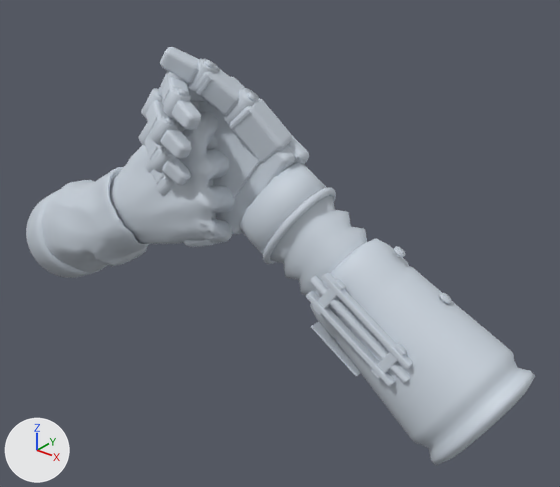
The glTF model public/models/handshake.glb: old version first, new version second.
Camera for both pictures: a 50 mm camera at (3.85, -4.06, 2.28) aimed at (0.31, 0.38, -0.47). The lights are fixed; the arrows at lower left show +X, +Y and +Z. The picture after the commit comes second. Where no turn or scale is listed for an object, it has been applied to the vertices. Vertices at exactly the same position are counted once.

The first picture shows 'human', 'robot'.
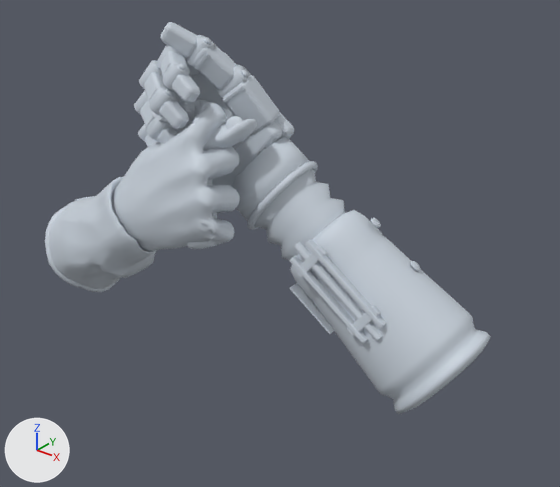
Where the newer file only moved an object's origin or applied its transform, the numbers keep the older frame.

Changed parts and their boxes [x1, y1, x2, y2] in the pictures (560 x 487 px; the box of a moved part takes in the faces that stretch with it):
'robot', reshaped (10% narrower, 6% shorter): before [139, 47, 535, 465]; after [134, 22, 491, 414]
'human', reshaped, moved, rescaled: before [26, 111, 235, 278]; after [45, 99, 257, 292]
part 1 of me_mesh_0, moved or reshaped (not visible before): after [226, 116, 242, 129]
part 2 of me_mesh_0, moved or reshaped: before [26, 111, 235, 278]; after [45, 99, 257, 292]

Patch to the scene script:
```diff
--- a/public/models/handshake.glb.py
+++ b/public/models/handshake.glb.py
@@ me_mesh_0 @@
 # used by ob_human; location = (-1.157, 0.065, -0.387); scale = (1.36, 1.36, 1.36)
-me_mesh_0.from_pydata(...)  # 9666 vertices, 19064 faces; spans x -1.0..1.0, y -0.39..0.39, z -0.77..0.77
+me_mesh_0.from_pydata(...)  # 9626 vertices, 19124 faces; spans x -1.0..1.0, y -0.45..0.45, z -0.9..0.9
+# me_mesh_0 part 1: the loose piece of 114 vertices spanning x 0.87..0.97, y 0.04..0.09, z 0.63..0.71 is scaled about its middle by (1.17, 1.22, 1.19), then moved by (-0.04, 0.01, 0.13)
+# me_mesh_0 part 2: 160 vertices moved within x -0.7..0.96, y -0.36..0.17, z -0.41..0.77; 9135 vertices removed from x -1.0..1.0, y -0.39..0.39, z -0.77..0.77; 8867 vertices added at x -1.0..1.0, y -0.45..0.45, z -0.9..0.9
+# other edits to the shape of me_mesh_0 do not show in these pictures
 me_mesh_0.materials.append(mat_material_0)
@@ me_mesh_1 @@
 # used by ob_robot; location = (0.952, 0.048, -0.233)
-me_mesh_1.from_pydata(...)  # 11722 vertices, 22944 faces; spans x -1.57..1.57, y -0.53..0.53, z -1.35..1.35
+me_mesh_1.from_pydata(...)  # 11722 vertices, 22944 faces; spans x -1.98..1.06, y -0.22..0.99, z -1.44..1.45
+# me_mesh_1 part 3: the whole mesh is multiplied about its middle by the matrix ((0.994, -0.073, 0.087), (0.072, 0.997, 0.013), (-0.087, -0.006, 0.996)), then moved by (-0.44, 0.38, -0.01)
 me_mesh_1.materials.append(mat_material_0)
@@ ob_human @@
 ob_human = bpy.data.objects.new('human', me_mesh_0)
-ob_human.location = (-1.157, 0.065, -0.387)
-ob_human.scale = (1.36, 1.36, 1.36)
+ob_human.location = (-0.97, 0.064, -0.397)
+ob_human.scale = (1.16, 1.16, 1.16)
```
